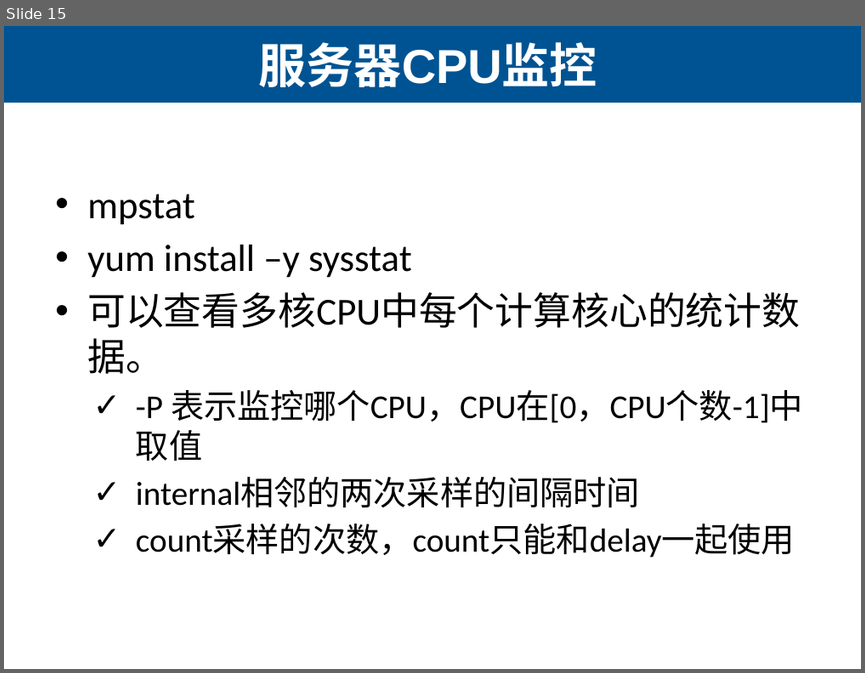
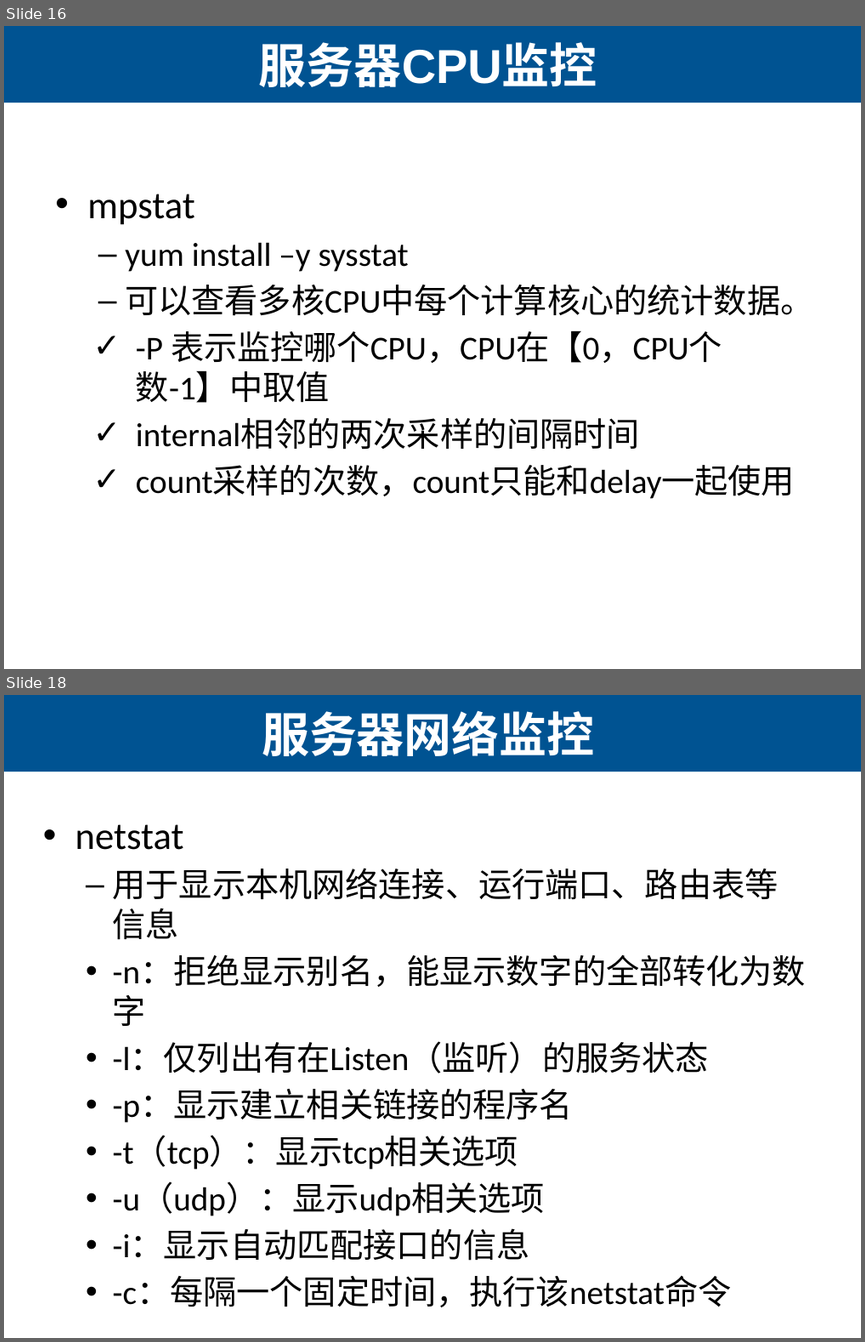
Before and after one commit to lihuanzhen/load-testing, a slide deck: 26 Linux服务器监控.pptx. Shown one above the other, each under a label of ours: slide 15 before the commit, slides 16 and 18 after it; the slides between them are not shown. The pictures are 865x673 and 865x1342 pixels, drawn with LibreOffice and Linux fonts; fonts in the diff are those of the drawing. Boxes give left, top, right and bottom in pixels: in the first picture for what was removed or moved away, otherwise in the second. Text is boxed around its words. In the diff, an @@ line names an element or a change of style, - is before the commit and + after.

```diff
--- a/26 Linux服务器监控.pptx
+++ b/26 Linux服务器监控.pptx
@@ slide 18 added at <box>4,695,861,1338</box>, background #CCE8CF; not listed: 1 template element that a slide beside it also shows @@
@@ title added at <box>262,710,595,756</box>, 40 pt, text #CCE8CF, bold @@
+服务器网络监控
@@ text added at <box>75,824,806,1307</box>, 28 pt, text #000000 @@
+• netstat
+  – 用于显示本机网络连接、运行端口、路由表等信息
+  • -n：拒绝显示别名，能显示数字的全部转化为数字
+  • -l：仅列出有在Listen（监听）的服务状态
+  • -p：显示建立相关链接的程序名
+  • -t（tcp）：显示tcp相关选项
+  • -u（udp）：显示udp相关选项
+  • -i：显示自动匹配接口的信息
+  • -c：每隔一个固定时间，执行该netstat命令
@@ what was slide 15 is now slide 16 @@
@@ slide 16 changed as well @@
@@ background #FFFFFF to #CCE8CF @@
@@ text at <box>125,242,813,316</box>: size 32 to 28 pt in "yum install –y sysstat", "可以查看多核CPU中每个计算核心的统计数据。"; bullet • to –; list level 1 to 2 in "yum install –y sysstat"; list level 1 to 2 in "可以查看多核CPU中每个计算核心的统计数据。" @@
@@ text at <box>136,330,722,403</box>: text changed @@
-  ✓ -P 表示监控哪个CPU，CPU在[0，CPU个数-1]中取值
+  ✓ -P 表示监控哪个CPU，CPU在【0，CPU个数-1】中取值
```
Also in this commit, not shown: 14 other slides changed, 18 other slides added, 3 other files.
